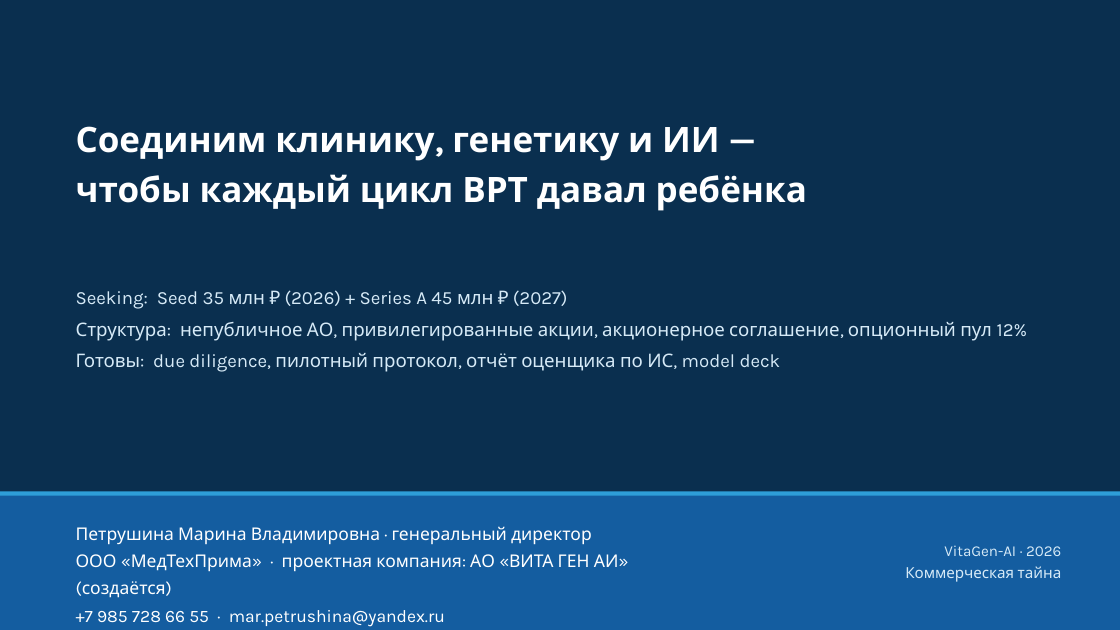
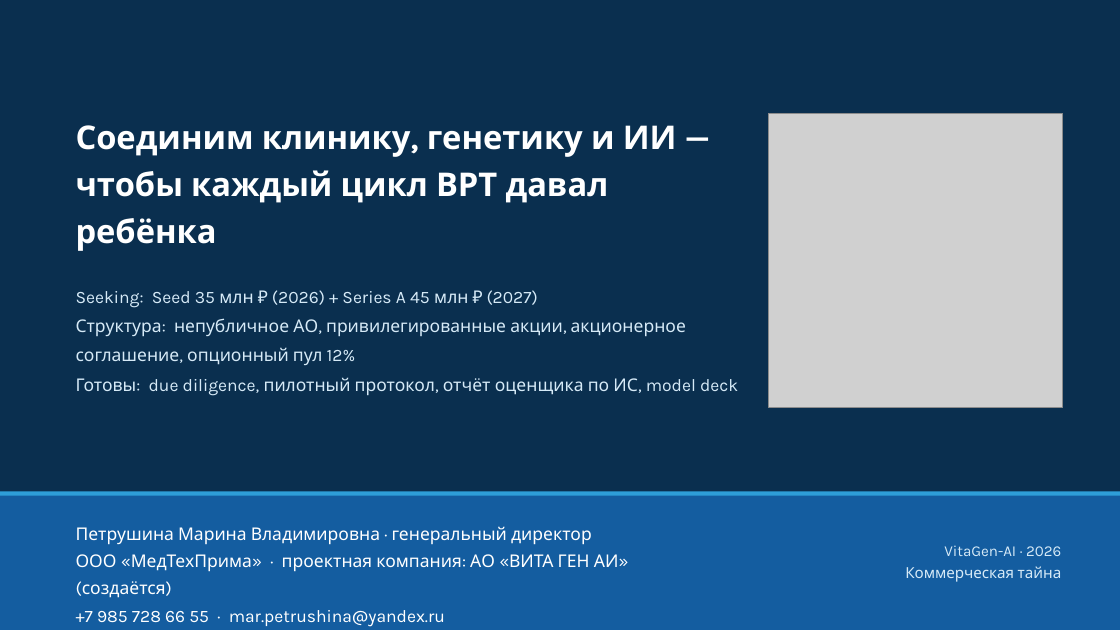
Before and after one commit to Mary-RND/vebinar-ii-analitik-landing, a slide deck: slide 15 of Business plan/Готовые документы/VitaGen_Инвестиционная_презентация.pptx (slide 13 before the commit). Drawn at 1120x630 pixels with LibreOffice and Linux fonts; fonts in the diff are those of the drawing; grey boxes stand for pictures. Boxes give left, top, right and bottom in pixels: in the first picture for what was removed or moved away, otherwise in the second. Text is boxed around its words. In the diff, an @@ line names an element or a change of style, - is before the commit and + after.

```diff
--- a/Business plan/Готовые документы/VitaGen_Инвестиционная_презентация.pptx
+++ b/Business plan/Готовые документы/VitaGen_Инвестиционная_презентация.pptx
@@ text "Соединим клинику, генетику и ИИ ..." at (76, 125, 677, 203): size 30 to 28 pt @@
@@ picture added at (769, 113, 1063, 408) @@
@@ text "Seeking: Seed 35 млн ₽ ..." at (76, 290, 738, 396): size 16 to 15 pt @@
```
Also in this commit, not shown: 12 other slides changed, 2 slides added, 17 other files.
